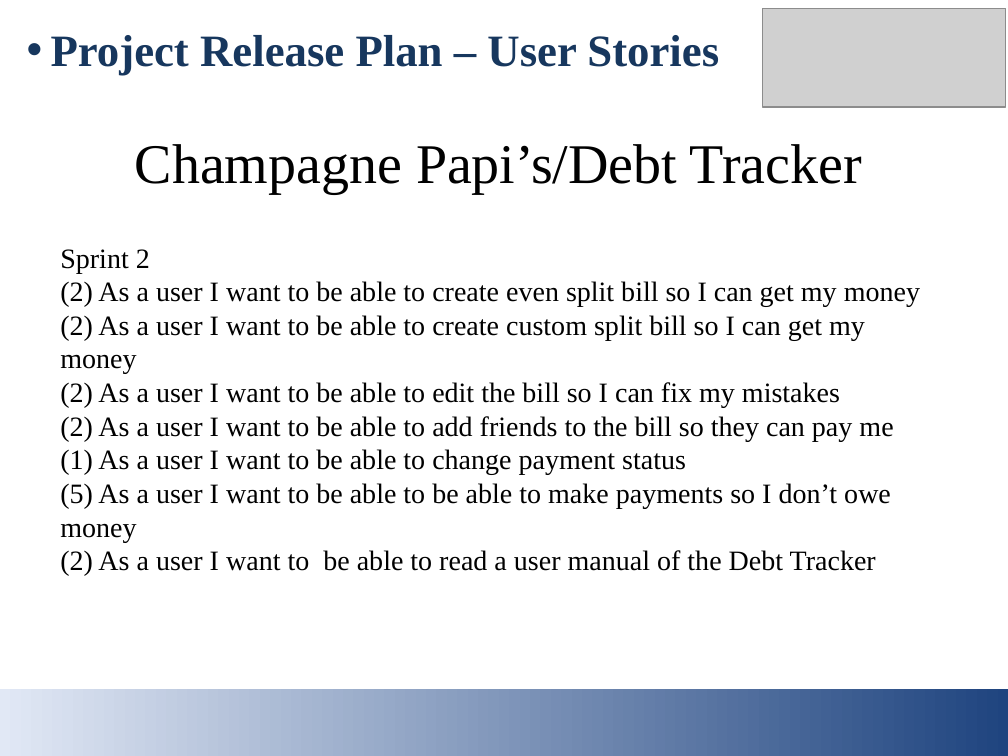
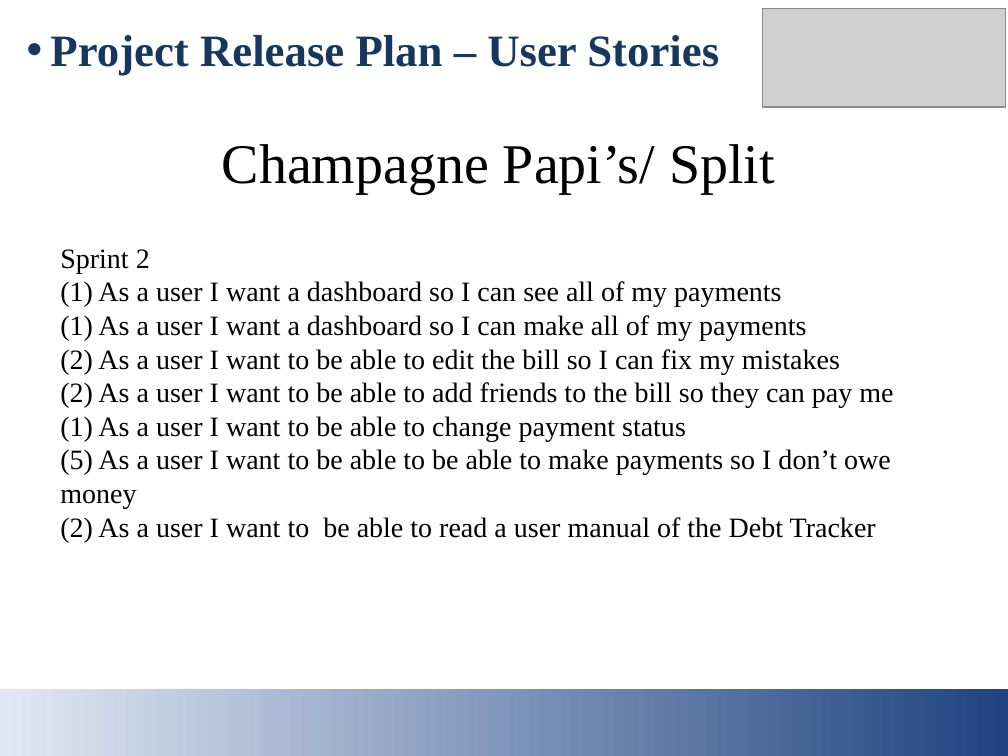
Before and after one commit to kevinh1230/cs115, a slide deck: slide 4 of Intro.slides.template.pptx. Drawn at 1008x756 pixels with LibreOffice and Linux fonts; fonts in the diff are those of the drawing; grey boxes stand for pictures. Boxes give left, top, right and bottom in pixels: in the first picture for what was removed or moved away, otherwise in the second. Text is boxed around its words. In the diff, an @@ line names an element or a change of style, - is before the commit and + after.

```diff
--- a/Intro.slides.template.pptx
+++ b/Intro.slides.template.pptx
@@ text at (222,144,775,193): text changed @@
-Champagne Papi’s/Debt Tracker
+Champagne Papi’s/ Split
@@ text at (60,281,806,340): text changed @@
-(2) As a user I want to be able to create even split bill so I can get my money
-(2) As a user I want to be able to create custom split bill so I can get my money
+(1) As a user I want a dashboard so I can see all of my payments
+(1) As a user I want a dashboard so I can make all of my payments
```
Also in this commit, not shown: 1 other slide changed, 2 other files.
